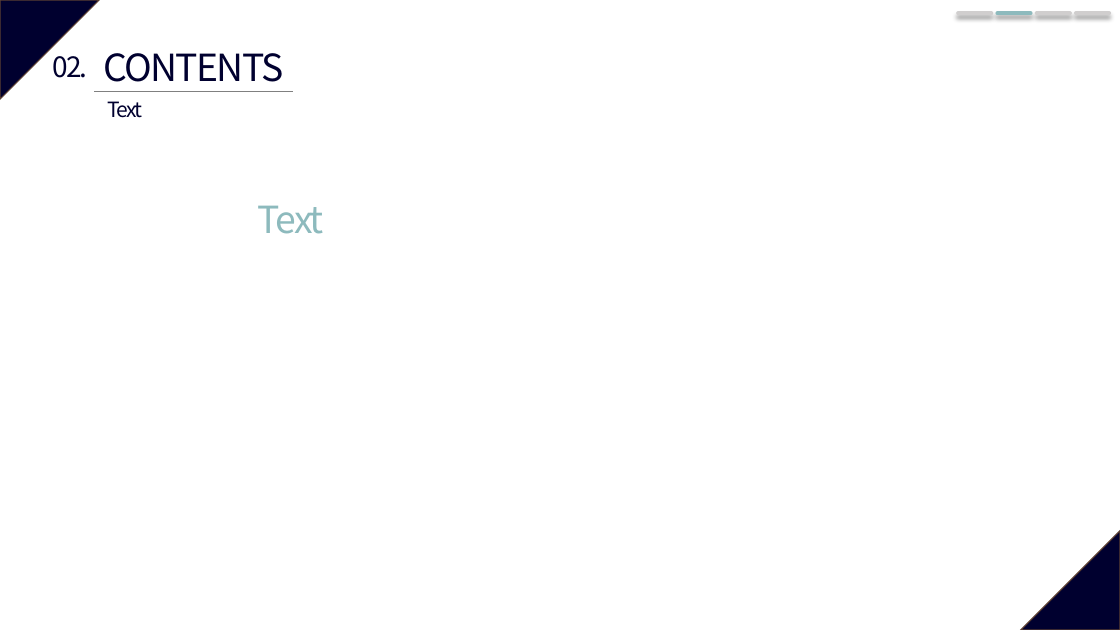
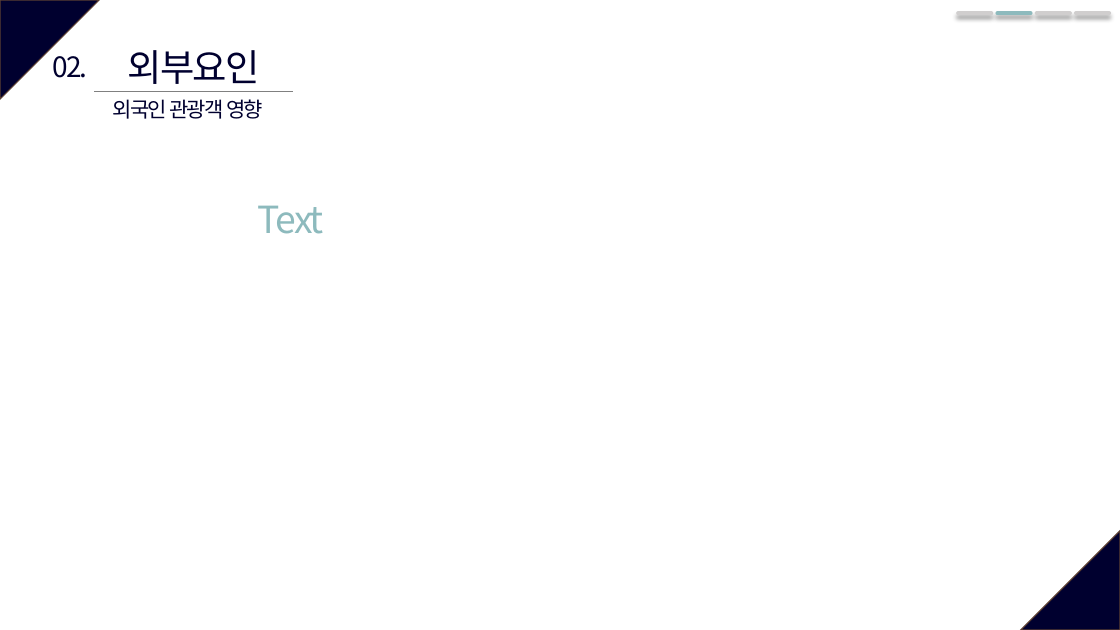
Before and after one commit to so-jeong0127/6-project, a slide deck: slide 8 of 6조_외부환경영향.pptx (slide 6 before the commit). Drawn at 1120x630 pixels with LibreOffice and Linux fonts; fonts in the diff are those of the drawing. Boxes give left, top, right and bottom in pixels: in the first picture for what was removed or moved away, otherwise in the second. Text is boxed around its words. In the diff, an @@ line names an element or a change of style, - is before the commit and + after.

```diff
--- a/6조_외부환경영향.pptx
+++ b/6조_외부환경영향.pptx
@@ text at <box>127,50,259,84</box>: text changed @@
-CONTENTS
+외부요인
@@ text at <box>113,99,263,119</box>: text changed @@
-Text
+외국인 관광객 영향
```
Also in this commit, not shown: 8 other slides changed, 4 slides added.
